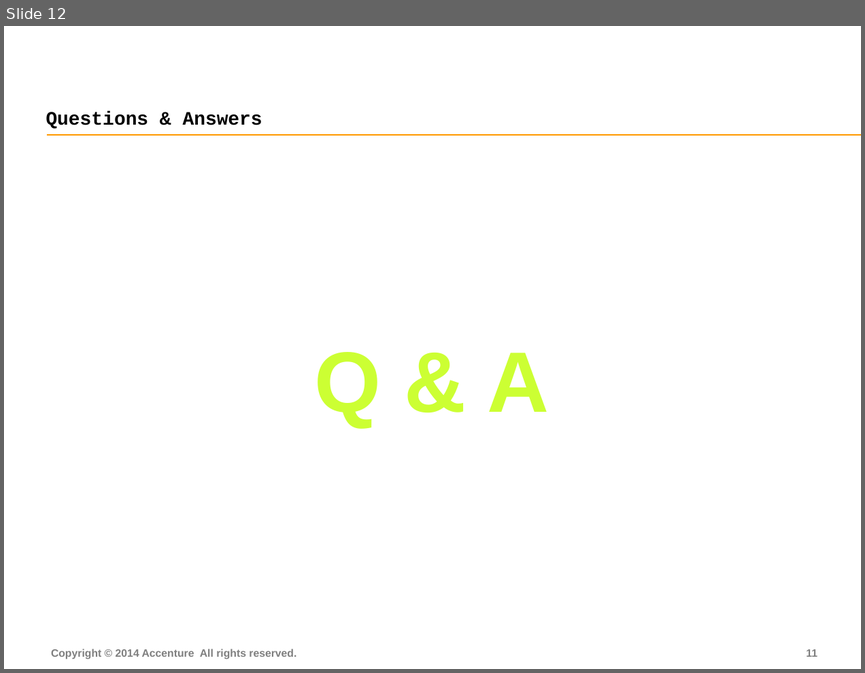
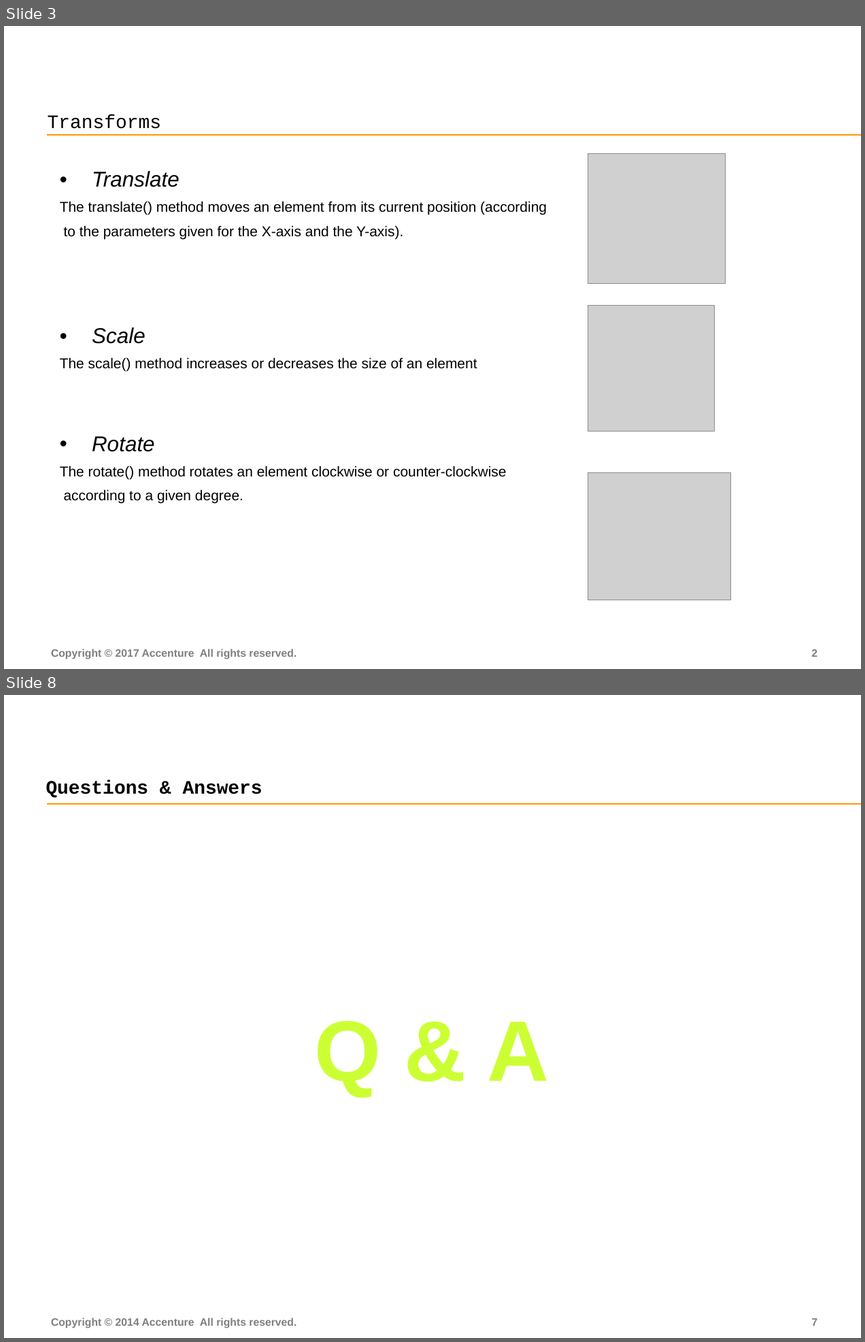
Before and after one commit to FS-Angular-Interest-Group/AngularTraining, a slide deck: PPT/10-Accenture-FS-Animation.pptx. Shown one above the other, each under a label of ours: slide 12 before the commit, slides 3 and 8 after it; the slides between them are not shown. The pictures are 865x673 and 865x1342 pixels, drawn with LibreOffice and Linux fonts; fonts in the diff are those of the drawing; grey boxes stand for pictures. Boxes give left, top, right and bottom in pixels: in the first picture for what was removed or moved away, otherwise in the second. Text is boxed around its words. In the diff, an @@ line names an element or a change of style, - is before the commit and + after.

```diff
--- a/PPT/10-Accenture-FS-Animation.pptx
+++ b/PPT/10-Accenture-FS-Animation.pptx
@@ slide 3 added at box(4, 26, 861, 669), background #FFFFFF; not listed: 1 template element that a slide beside it also shows @@
@@ title added at box(48, 114, 161, 129), 16 pt, text #000000 @@
+Transforms
@@ table added at box(51, 151, 713, 609), 1 rows, 1 columns @@
+Translate / The translate() method moves an element from its current position (according / to the parameters given for the X-axis and the Y-axis). / Scale / The scale() method increases or decreases the size of an element / Rotate / The rotate() method rotates an element clockwise or counter-clockwise / according to a given degree.
@@ picture added at box(587, 154, 725, 284) @@
@@ picture added at box(587, 305, 715, 431) @@
@@ picture added at box(587, 472, 730, 600) @@
@@ text added at box(51, 648, 296, 658), 9 pt, text #7F7F7F, bold @@
+Copyright © 2017 Accenture All rights reserved.
@@ page number added at box(811, 649, 817, 656), 9 pt, text #7F7F7F, bold @@
+2
@@ what was slide 12 is now slide 8 @@
@@ page number at box(811, 1318, 817, 1325): text changed @@
-11
+7
```
Also in this commit, not shown: 3 slides changed, 3 other slides added, 8 slides removed.
